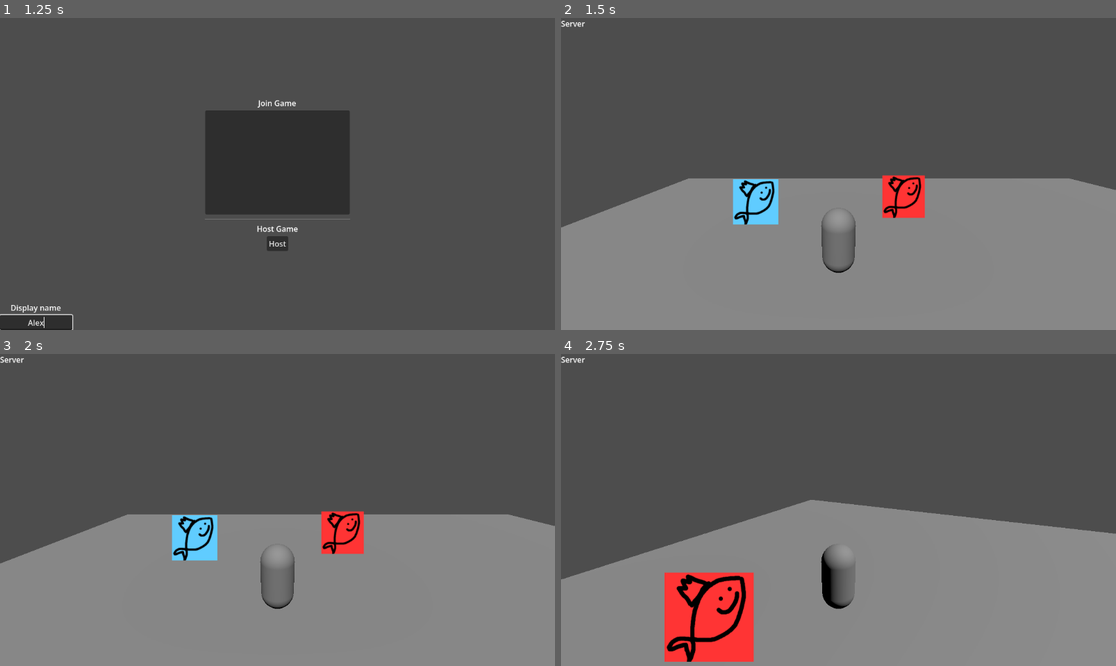
Above: before the commit, frames 1-4 (two rows, left to right).
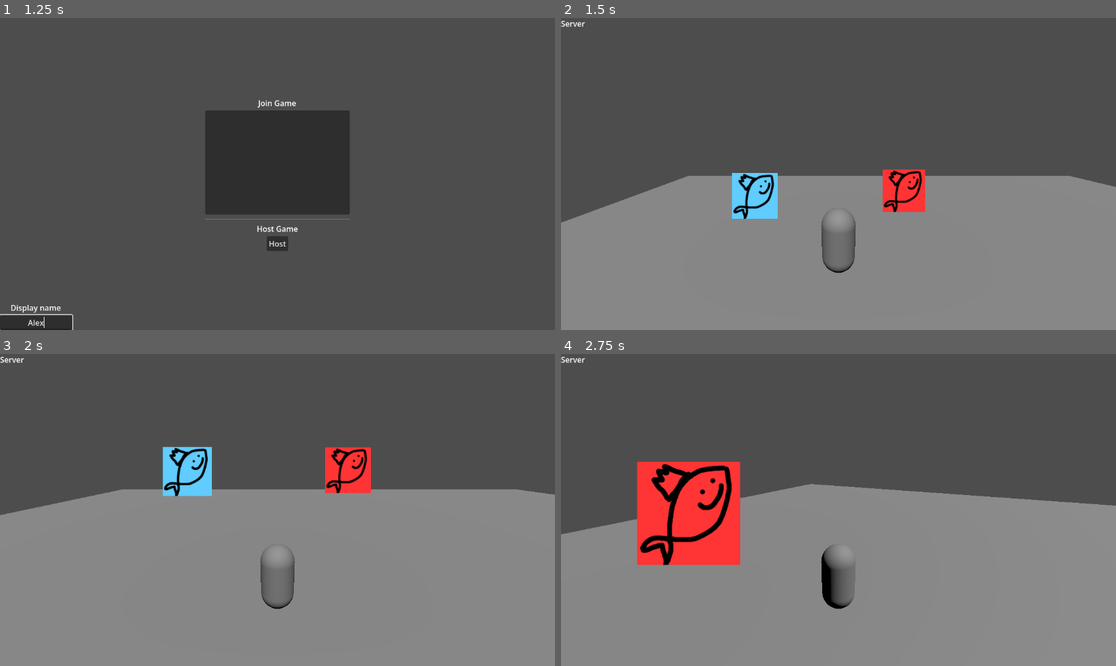
Above: after the commit, the same moments.

Repository: gmuGADIG/King-Fisher
Game: Godot game, scene res://ui/lobby_browser/lobby_browser.tscn
Same seed, same stepped clock (60 frames per second), same inputs: the game is played once before the commit and once after it. The engine's default icon, where the game draws it, is replaced by a stand-in: a white triangle on a blue panel in a dark square.
Inputs (mouse positions are in pixels of both pictures, inside the frame that each line leads up to):
- Up to frame 1 (1.25 s): click (38, 323) at 0.52 s; type "Alex" at 0.6 s
- Up to frame 2 (1.5 s): click "Host" at 1.25 s
- Up to frame 3 (2 s): no input
- Up to frame 4 (2.75 s): tap Enter at 2 s; move the mouse to (866, 510) at 2.02 s; hold W (move_up) from 2.03 s (still down); tap Space (jump) at 2.1, 2.27, 2.57 s; click (866, 510) at 2.17 s

Frame 1 is identical in both runs. In frame 2, 2.4% of the frame differs, in the area x 0-100%, y 48-68%; in frame 3, 14%; in frame 4, 17%, in the area x 0-100%, y 34-99%.

Commit message:
add gravity and jumping
remove player mesh print statement

Diff:
--- a/player/player.gd
+++ b/player/player.gd
@@ -1,5 +1,7 @@
 class_name Player
 extends CharacterBody3D
+
+const GRAVITY := 30.
 
 # Ragdoll
 @export_group("Scenes")
@@ -32,19 +34,22 @@
 	# we are invisible, the ragdolling is doing all the movement
 	# TODO: update ragdoll code with player character and skeleton
 	if is_ragdolled: return
-	if not is_multiplayer_authority():
-		move_and_slide()
-		return
-
 
 	var input := Input.get_vector("move_left", "move_right", "move_up", "move_down")
 	var movement_dir : Vector2 = input.rotated(-deg_to_rad(camera_yaw))
 	velocity.x = movement_dir.x * speed
 	velocity.z = movement_dir.y * speed
+
+	if not is_on_floor():
+		velocity += GRAVITY * delta * Vector3.DOWN
+
+	if is_on_floor() and Input.is_action_just_pressed("jump"):
+		velocity.y = 10.
+
 	if input != Vector2.ZERO:
 		$Body.turn_towards(movement_dir, delta)
 
-func _physics_process(delta: float) -> void:
+func _physics_process(_delta: float) -> void:
 	if is_multiplayer_authority():
 		sync_velocity.rpc(velocity)
 	move_and_slide()
--- a/player/player.tscn
+++ b/player/player.tscn
@@ -1,8 +1,7 @@
 [gd_scene format=3 uid="uid://bffxe171rcnea"]
 
 [ext_resource type="Script" uid="uid://bx8rb13al7o7e" path="res://player/player.gd" id="1_onrkg"]
-
-[ext_resource type="Script" path="res://player/player_mesh.gd" id="2_pmesh"]
+[ext_resource type="Script" uid="uid://b0w3b5ncyaqf2" path="res://player/player_mesh.gd" id="2_pmesh"]
 [ext_resource type="PackedScene" uid="uid://cyptguwrplmqc" path="res://player/ragdoll.tscn" id="2_rkbax"]
 [ext_resource type="Script" uid="uid://bi2km4p68tb0m" path="res://player/ragdoll_utils.gd" id="3_g1dw6"]
 
@@ -28,7 +27,6 @@
 [node name="Player" type="CharacterBody3D" unique_id=1653185810 groups=["Player"]]
 collision_layer = 3
 collision_mask = 3
-motion_mode = 1
 script = ExtResource("1_onrkg")
 ragdoll = ExtResource("2_rkbax")
 
@@ -55,6 +53,7 @@
 
 [node name="Camera3D" type="Camera3D" parent="CameraMount" unique_id=1888578000]
 transform = Transform3D(1, 0, 0, 0, 1, 0, 0, 0, 1, 0, 2.945792, 6.341495)
+
 [node name="RagdollUtils" type="Node" parent="." unique_id=1212185737]
 unique_name_in_owner = true
 script = ExtResource("3_g1dw6")
--- a/player/player_mesh.gd
+++ b/player/player_mesh.gd
@@ -6,6 +6,5 @@
 func turn_towards(target_direction : Vector2, delta : float) -> void:
 	var angle = angle_difference(rotation.y,-target_direction.angle())
 	var rotation_speed : float = delta * rotation_speed_curve.sample(abs(angle))
-	print(angle,", ",rotation_speed)
 	angle = clampf(angle,-rotation_speed,rotation_speed)
 	rotation.y += angle
